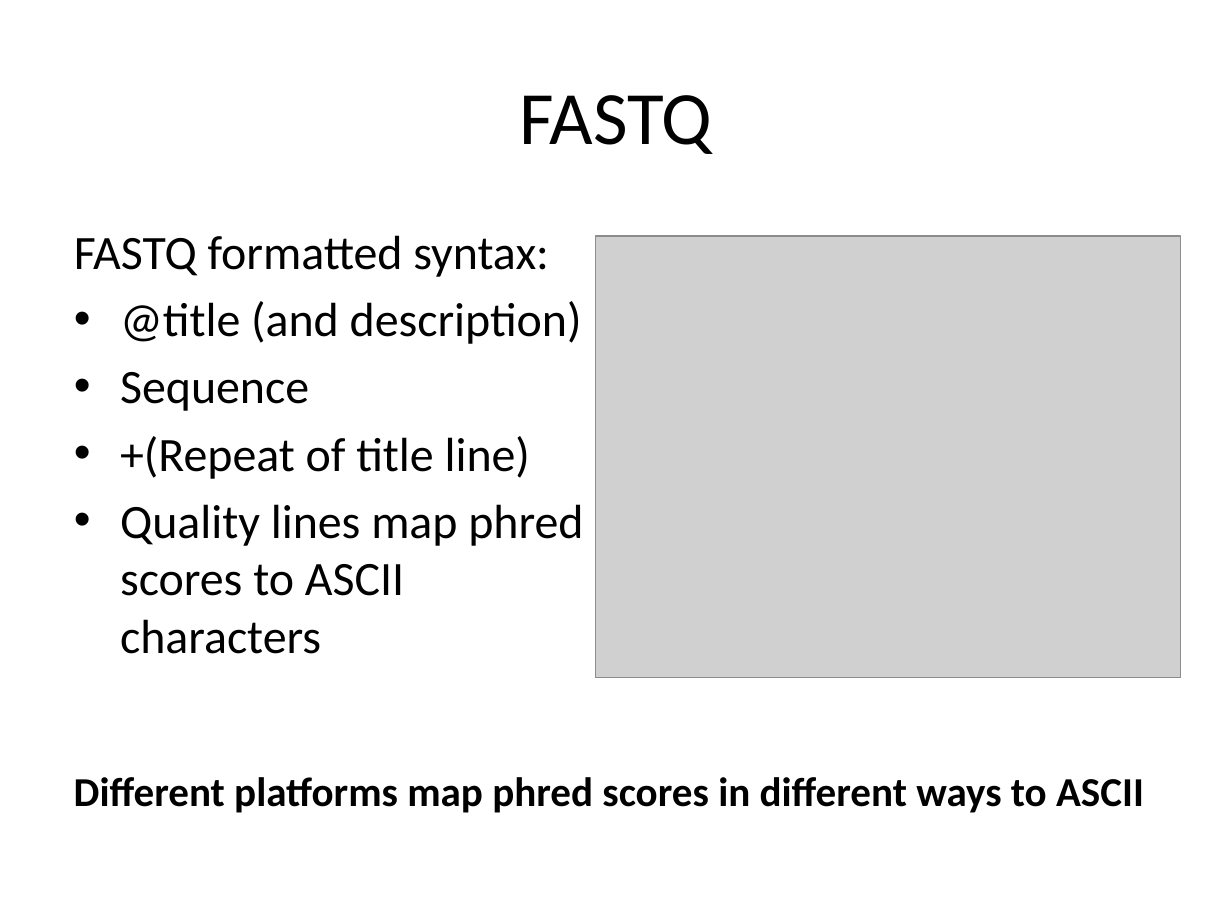
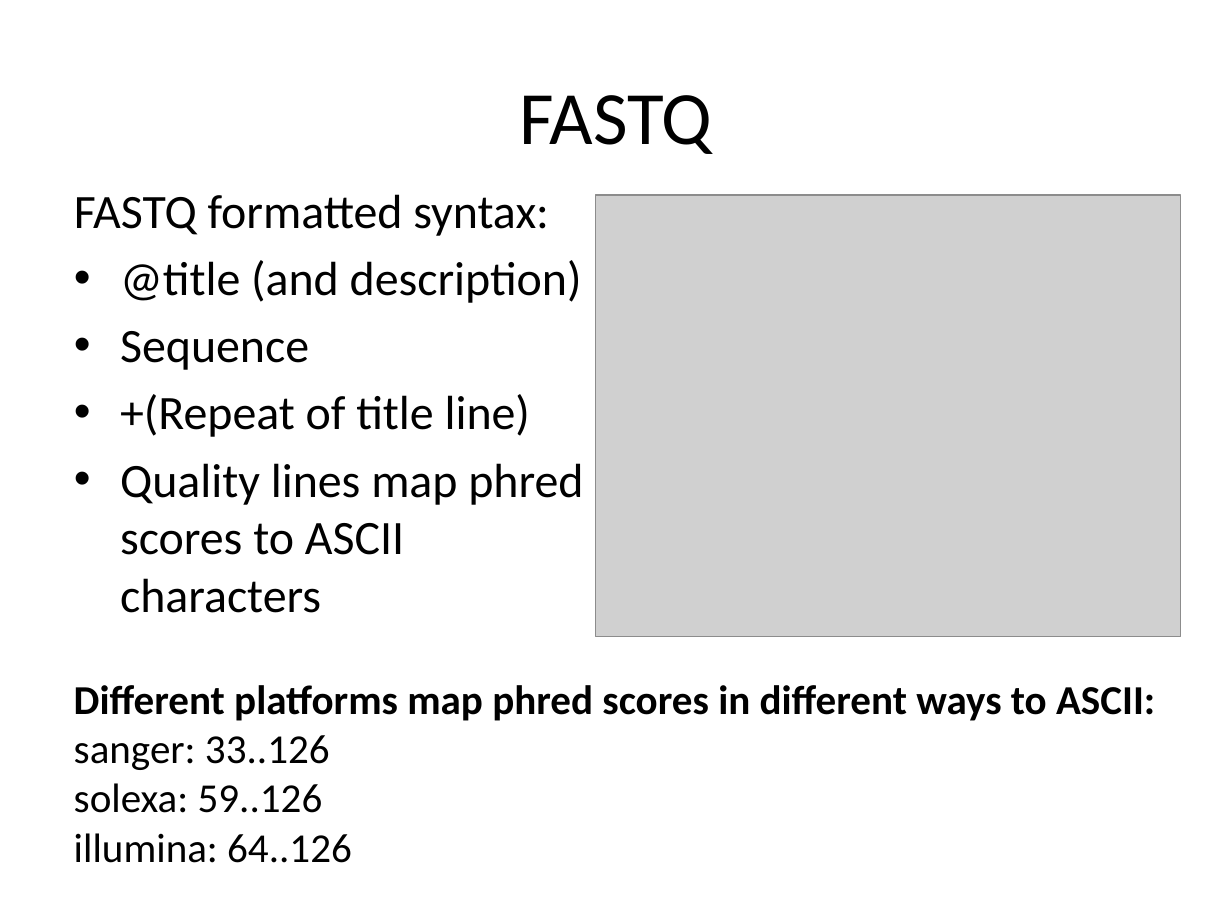
Before and after one commit to rvosa/ngs-workflows, a slide deck: slide 8 of doc/slides/day1/session2/NGSdata.pptx. Drawn at 1232x924 pixels with LibreOffice and Linux fonts; fonts in the diff are those of the drawing; grey boxes stand for pictures. Boxes give left, top, right and bottom in pixels: in the first picture for what was removed or moved away, otherwise in the second. Text is boxed around its words. In the diff, an @@ line names an element or a change of style, - is before the commit and + after.

Commit message:
added more info about FASTQ phred line differences among platforms

```diff
--- a/doc/slides/day1/session2/NGSdata.pptx
+++ b/doc/slides/day1/session2/NGSdata.pptx
@@ text "FASTQ formatted syntax:": place and size @@
-text "FASTQ formatted syntax:" at box(74, 235, 583, 654)
+text "FASTQ formatted syntax:" at box(74, 194, 583, 613)
@@ picture: place and size @@
-picture at box(595, 237, 1180, 678)
+picture at box(595, 195, 1180, 636)
@@ text at box(74, 685, 1155, 863): text changed @@
-Different platforms map phred scores in different ways to ASCII
+Different platforms map phred scores in different ways to ASCII:
+sanger: 33..126
+solexa: 59..126
+illumina: 64..126
```
